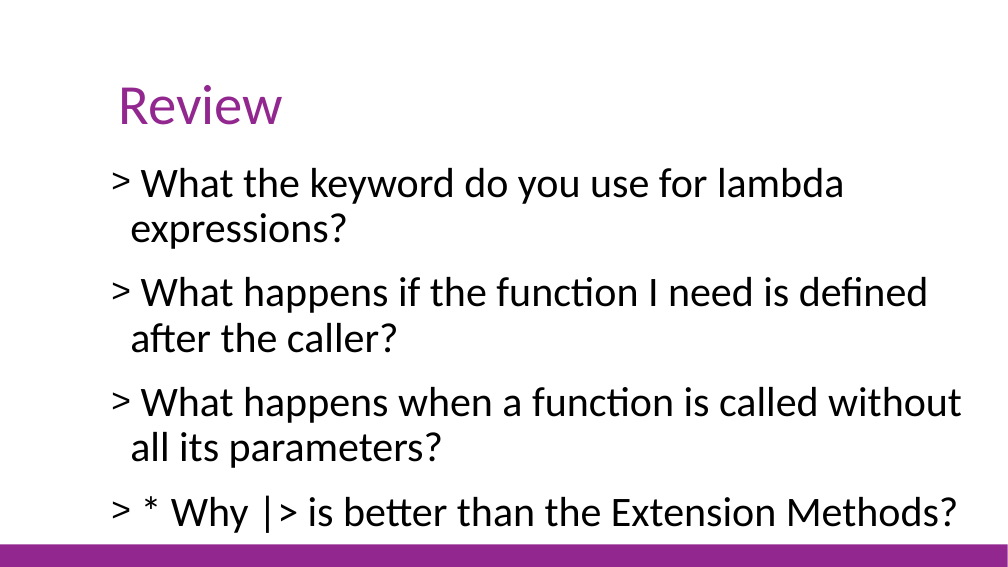
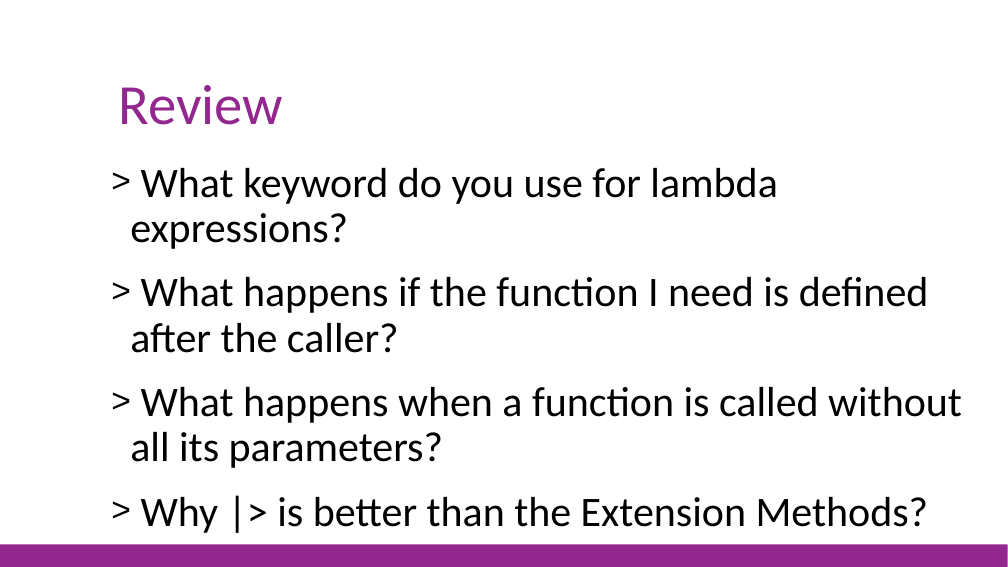
Before and after one commit to jorgef/fsharpworkshop, a slide deck: slide 43 of FSharpWorkshop_Slides.pptx. Drawn at 1008x567 pixels with LibreOffice and Linux fonts; fonts in the diff are those of the drawing. Boxes give left, top, right and bottom in pixels: in the first picture for what was removed or moved away, otherwise in the second. Text is boxed around its words. In the diff, an @@ line names an element or a change of style, - is before the commit and + after.

```diff
--- a/FSharpWorkshop_Slides.pptx
+++ b/FSharpWorkshop_Slides.pptx
@@ text at [130,168,777,249]: text changed @@
-> What the keyword do you use for lambda expressions?
+> What keyword do you use for lambda expressions?
@@ text at [141,497,929,533]: text changed @@
-> * Why |> is better than the Extension Methods?
+> Why |> is better than the Extension Methods?
```
Also in this commit, not shown: 14 other slides changed, 3 other files.
